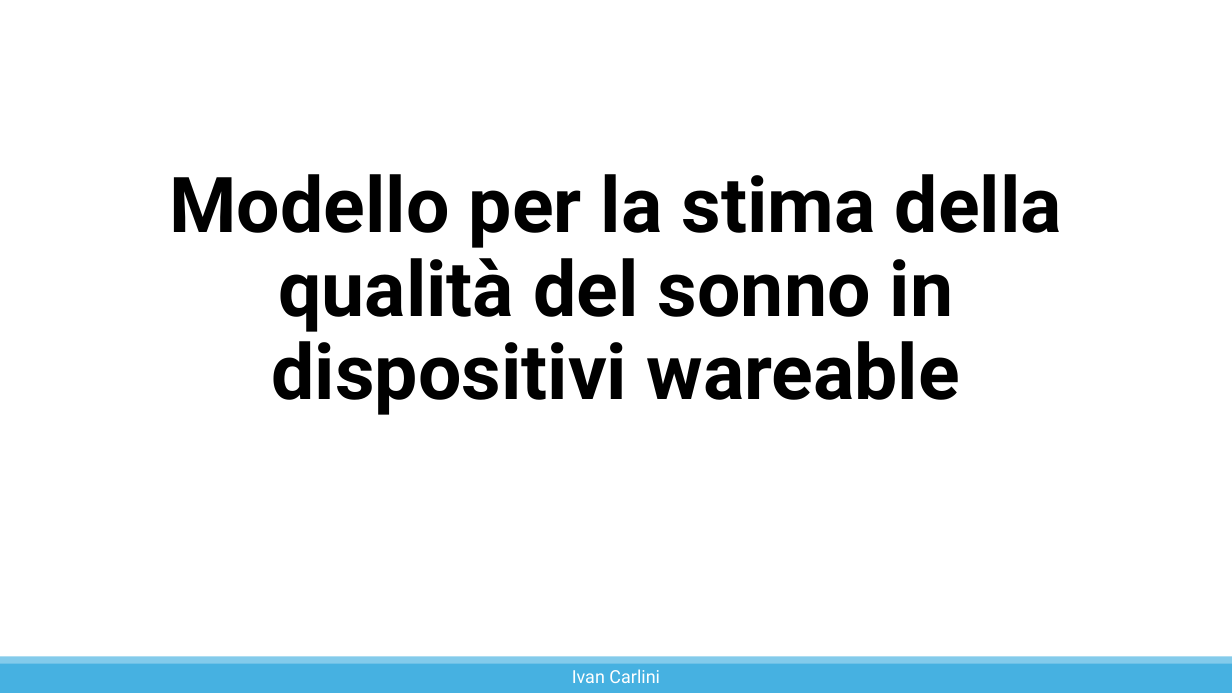
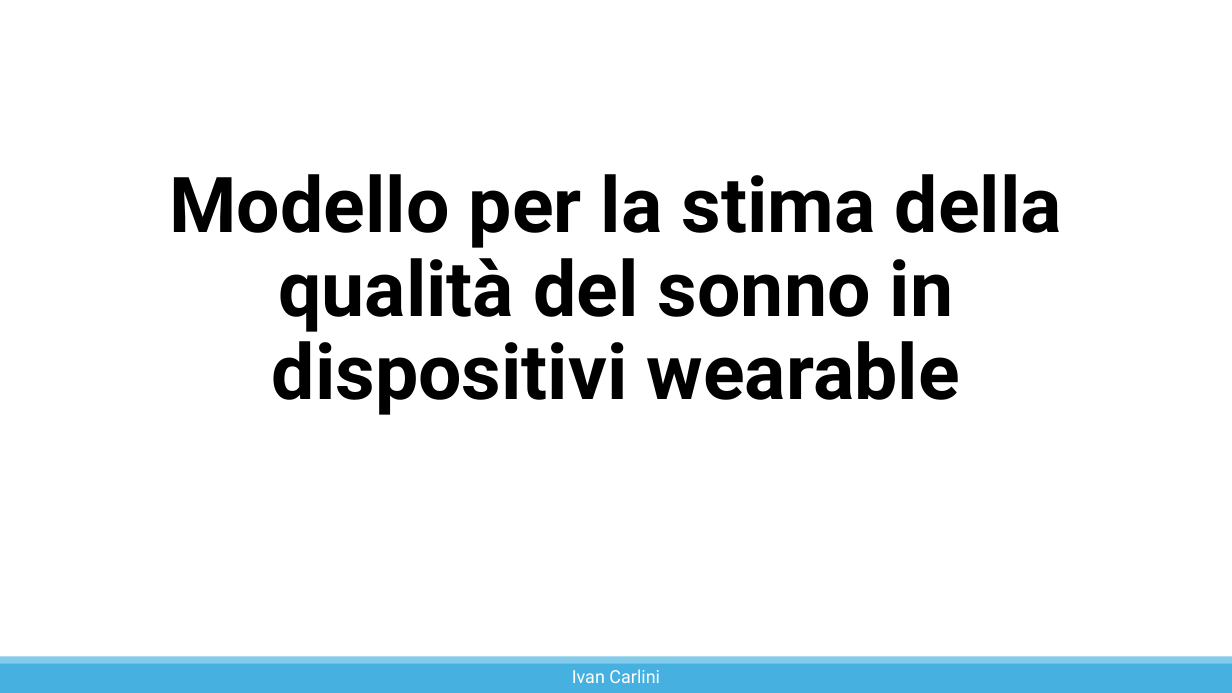
Before and after one commit to IC-99/deep-learning, a slide deck: slide 1 of Modello per la stima della qualità del sonno.pptx. Drawn at 1232x693 pixels with LibreOffice and Linux fonts; fonts in the diff are those of the drawing. Boxes give left, top, right and bottom in pixels: in the first picture for what was removed or moved away, otherwise in the second. Text is boxed around its words. In the diff, an @@ line names an element or a change of style, - is before the commit and + after.

```diff
--- a/Modello per la stima della qualità del sonno.pptx
+++ b/Modello per la stima della qualità del sonno.pptx
@@ title at bbox=[169, 174, 1062, 415]: text changed @@
-Modello per la stima della qualità del sonno in dispositivi wareable
+Modello per la stima della qualità del sonno in dispositivi wearable
```
Also in this commit, not shown: 1 other file.
